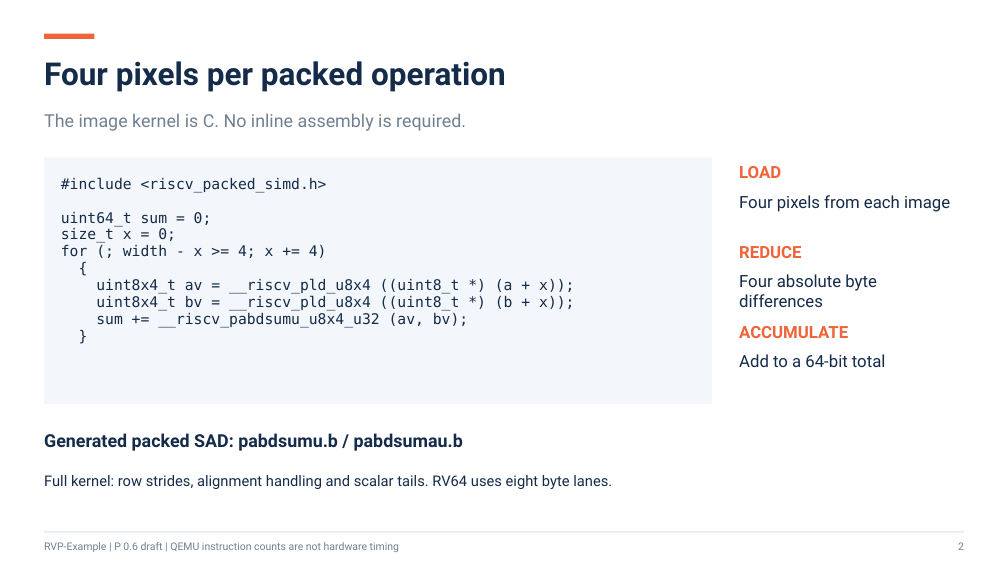
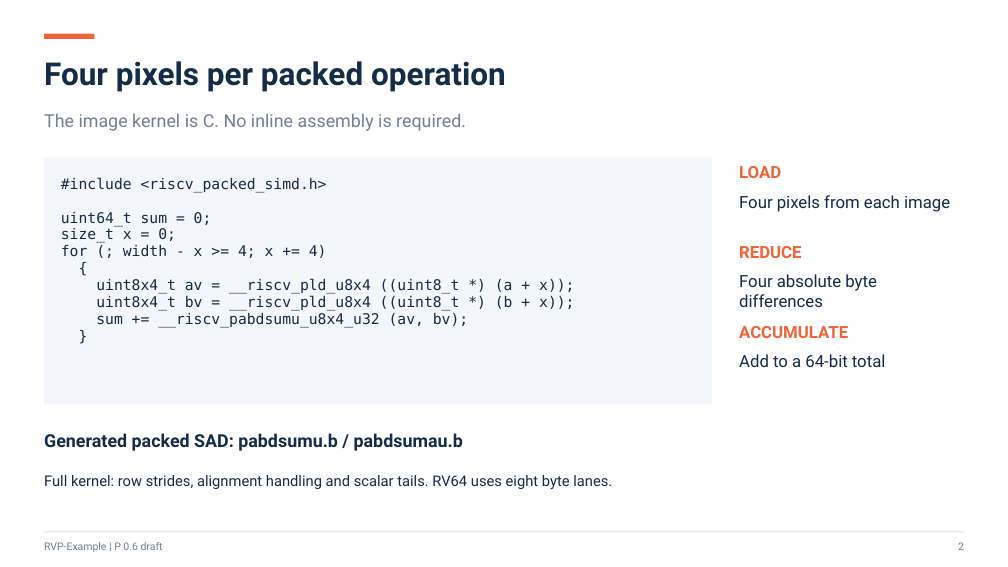
Before and after one commit to pz9115/RVP-Example, a slide deck: slide 2 of docs/RVP-Image-SAD-RV32.pptx. Drawn at 1008x567 pixels with LibreOffice and Linux fonts; fonts in the diff are those of the drawing. Boxes give left, top, right and bottom in pixels: in the first picture for what was removed or moved away, otherwise in the second. Text is boxed around its words. In the diff, an @@ line names an element or a change of style, - is before the commit and + after.

```diff
--- a/docs/RVP-Image-SAD-RV32.pptx
+++ b/docs/RVP-Image-SAD-RV32.pptx
@@ text at <box>44,542,163,552</box>: text changed @@
-RVP-Example | P 0.6 draft | QEMU instruction counts are not hardware timing
+RVP-Example | P 0.6 draft
```
Also in this commit, not shown: 5 other slides changed, 13 other files.
